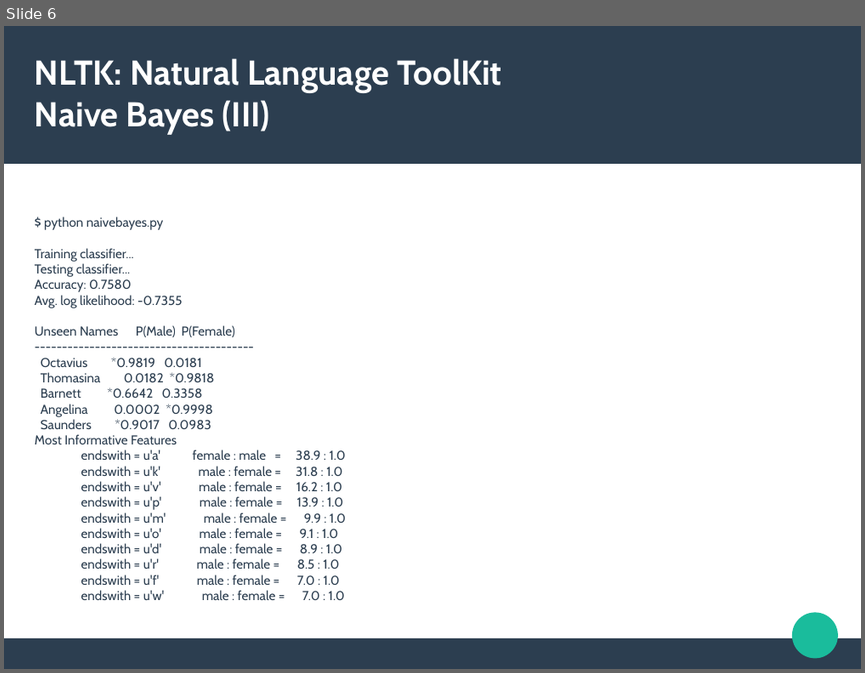
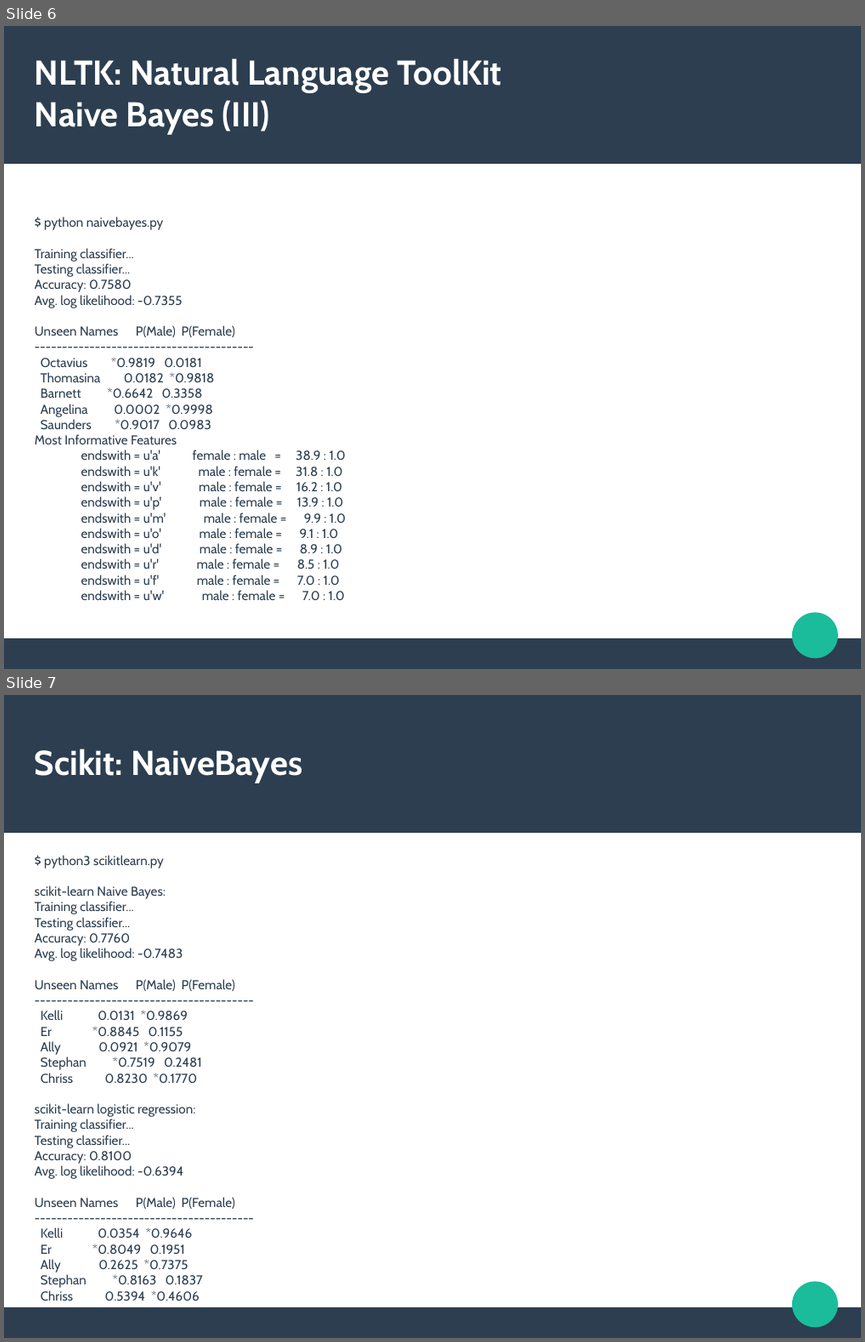
Before and after one commit to Lingwars/GAPLEN, a slide deck: docs/materials/classify.odp. Shown one above the other, each under a label of ours: slide 6 before the commit, slides 6 and 7 after it. The pictures are 865x673 and 865x1342 pixels, drawn with LibreOffice and Linux fonts; fonts in the diff are those of the drawing. Boxes give left, top, right and bottom in pixels: in the first picture for what was removed or moved away, otherwise in the second. Text is boxed around its words. In the diff, an @@ line names an element or a change of style, - is before the commit and + after.

```diff
--- a/docs/materials/classify.odp
+++ b/docs/materials/classify.odp
@@ slide 7 added at [4, 695, 861, 1338], background #FFFFFF; not listed: 3 template elements that a slide beside it also shows @@
@@ title added at [35, 749, 302, 783], 31.9 pt, text #FFFFFF, bold @@
+Scikit: NaiveBayes
@@ subtitle added at [35, 855, 235, 1300], 12 pt, text #2C3E50 @@
+$ python3 scikitlearn.py
+scikit-learn Naive Bayes:
+Training classifier...
+Testing classifier...
+Accuracy: 0.7760
+Avg. log likelihood: -0.7483
+Unseen Names P(Male) P(Female)
+----------------------------------------
+Kelli 0.0131 *0.9869
+Er *0.8845 0.1155
+Ally 0.0921 *0.9079
+Stephan *0.7519 0.2481
+Chriss 0.8230 *0.1770
+scikit-learn logistic regression:
+Training classifier...
+Testing classifier...
+Accuracy: 0.8100
+Avg. log likelihood: -0.6394
+Unseen Names P(Male) P(Female)
+----------------------------------------
+Kelli 0.0354 *0.9646
+Er *0.8049 0.1951
+Ally 0.2625 *0.7375
+Stephan *0.8163 0.1837
+Chriss 0.5394 *0.4606
```
Also in this commit, not shown: 2 other slides added.
